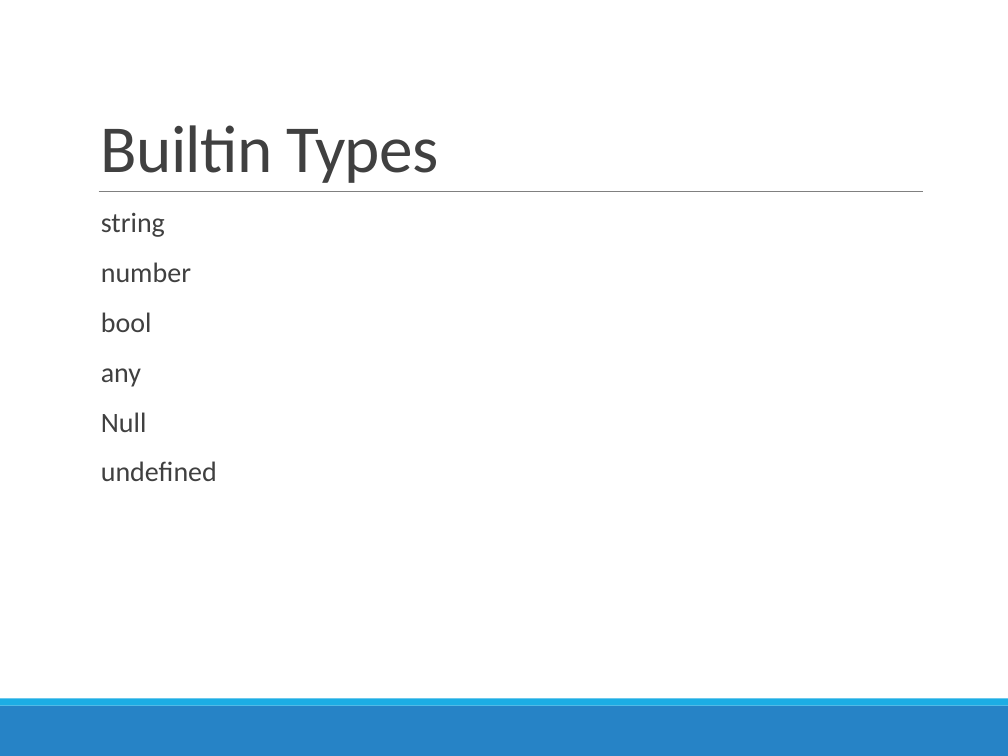
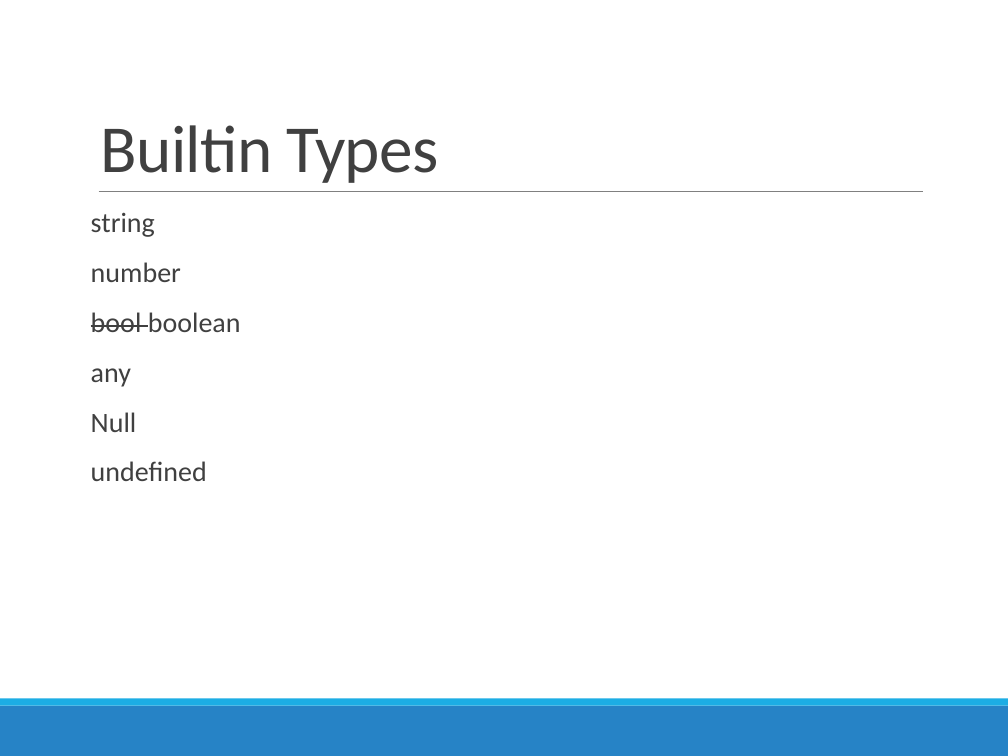
Before and after one commit to jacobladams/presentations, a slide deck: slide 19 of typescript/TypeScript - Beyond JavaScript.pptx (slide 20 before the commit). Drawn at 1008x756 pixels with LibreOffice and Linux fonts; fonts in the diff are those of the drawing. Boxes give left, top, right and bottom in pixels: in the first picture for what was removed or moved away, otherwise in the second. Text is boxed around its words. In the diff, an @@ line names an element or a change of style, - is before the commit and + after.

```diff
--- a/typescript/TypeScript - Beyond JavaScript.pptx
+++ b/typescript/TypeScript - Beyond JavaScript.pptx
@@ text at bbox=[91, 212, 207, 481]: bullet   to none @@
@@ text at bbox=[91, 312, 241, 332]: text changed @@
-  bool
+bool boolean
```
Also in this commit, not shown: 7 other slides changed, 1 slide removed, 12 other files.
